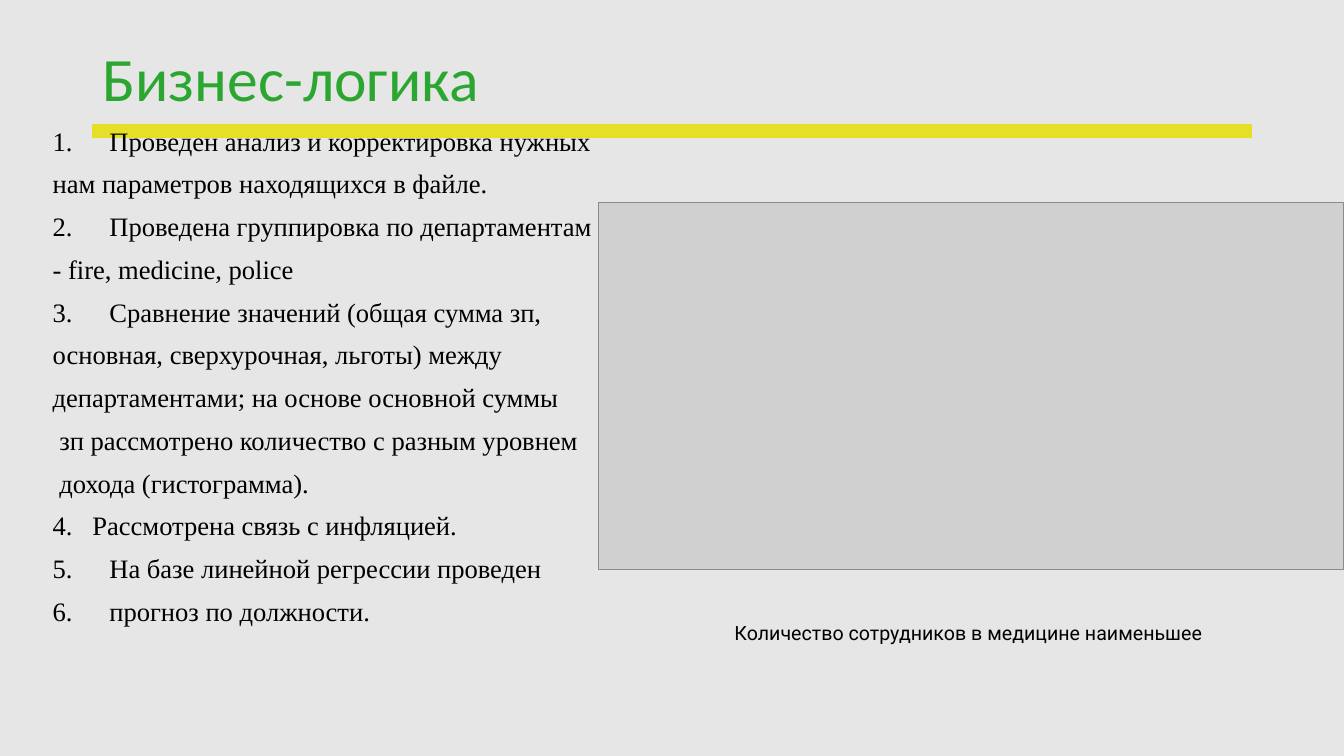
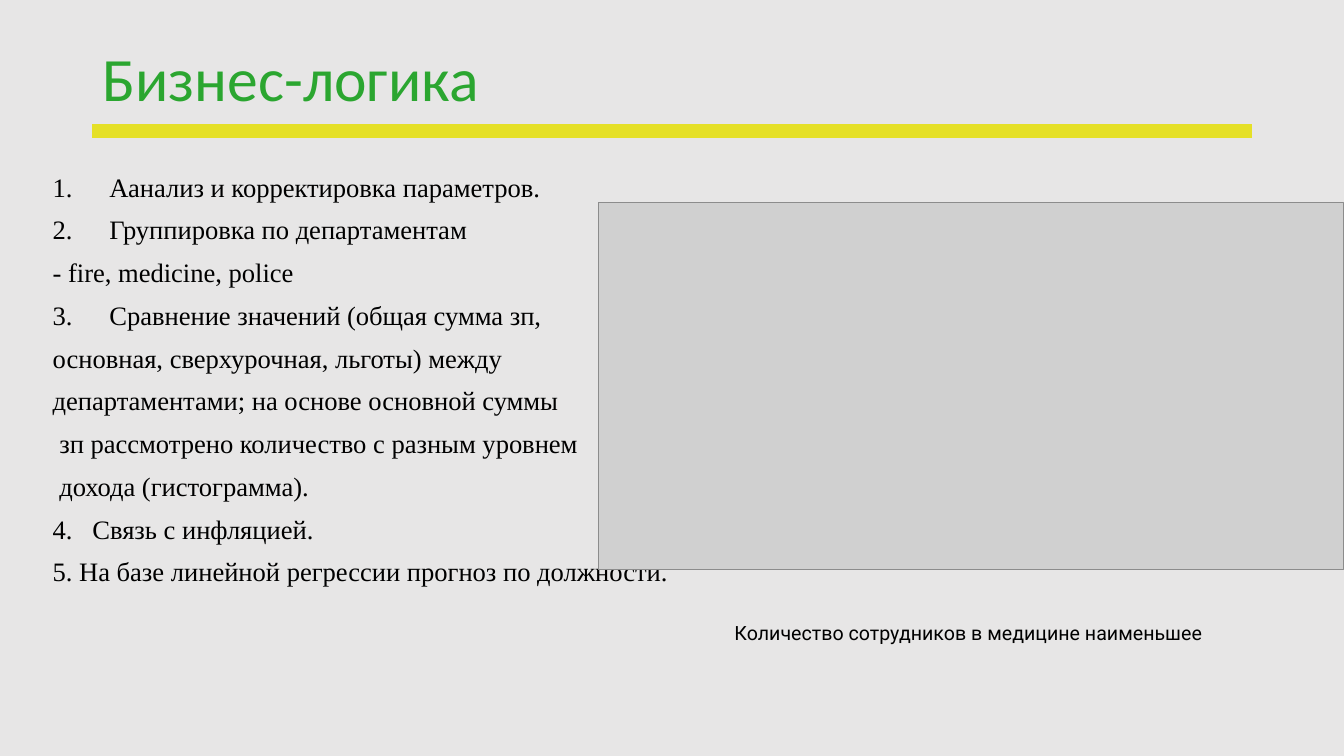
Before and after one commit to Tatiana-tsar/homework, a slide deck: slide 4 of ПЕРЕЗАПУСК_Data Analyst_Царегородцева_Татьяна_Владимировна.pptx. Drawn at 1344x756 pixels with LibreOffice and Linux fonts; fonts in the diff are those of the drawing; grey boxes stand for pictures; background and template pictures are left out. Boxes give left, top, right and bottom in pixels: in the first picture for what was removed or moved away, otherwise in the second. Text is boxed around its words. In the diff, an @@ line names an element or a change of style, - is before the commit and + after.

```diff
--- a/ПЕРЕЗАПУСК_Data Analyst_Царегородцева_Татьяна_Владимировна.pptx
+++ b/ПЕРЕЗАПУСК_Data Analyst_Царегородцева_Татьяна_Владимировна.pptx
@@ text at <box>109,179,540,245</box>: text changed @@
-1. Проведен анализ и корректировка нужных
-нам параметров находящихся в файле.
-2. Проведена группировка по департаментам
+1. Аанализ и корректировка параметров.
+2. Группировка по департаментам
@@ text at <box>53,520,667,587</box>: text changed @@
-4. Рассмотрена связь с инфляцией.
-5. На базе линейной регрессии проведен
-6. прогноз по должности.
+4. Связь с инфляцией.
+5. На базе линейной регрессии прогноз по должности.
```
Also in this commit, not shown: 2 other slides changed, 2 other files.
